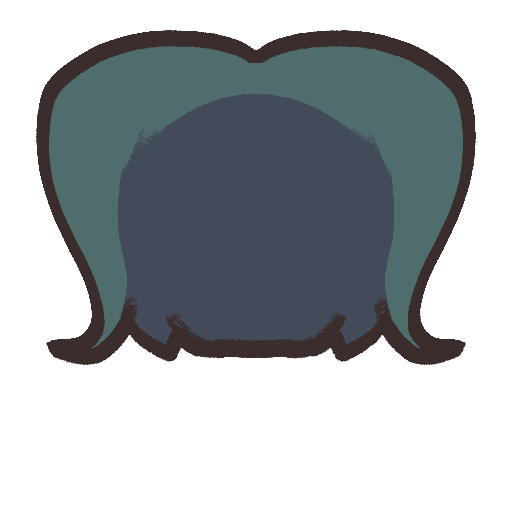
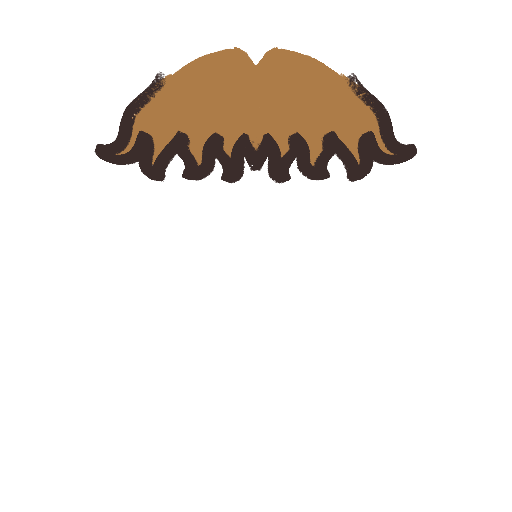
Layers edited between the first and the second (512, 512) image:
added group "HairFront" with 7 layers above "Eyes" over (82, 47, 430, 184)
added layer "Layer 13 copy 2" in group "HairFront" over (94, 71, 417, 184)
added layer "Layer 14 copy 2" in group "HairFront" over (107, 47, 405, 168)
added layer "Layer 13 copy" in group "HairFront" over (94, 47, 417, 184)
renamed "Hair" to "HairBack", hid the group it (10 layers) over (36, 30, 476, 365)
hid "BickBackHairBlue", moved it above "Layer 1 copy 2" over (36, 30, 476, 365)
